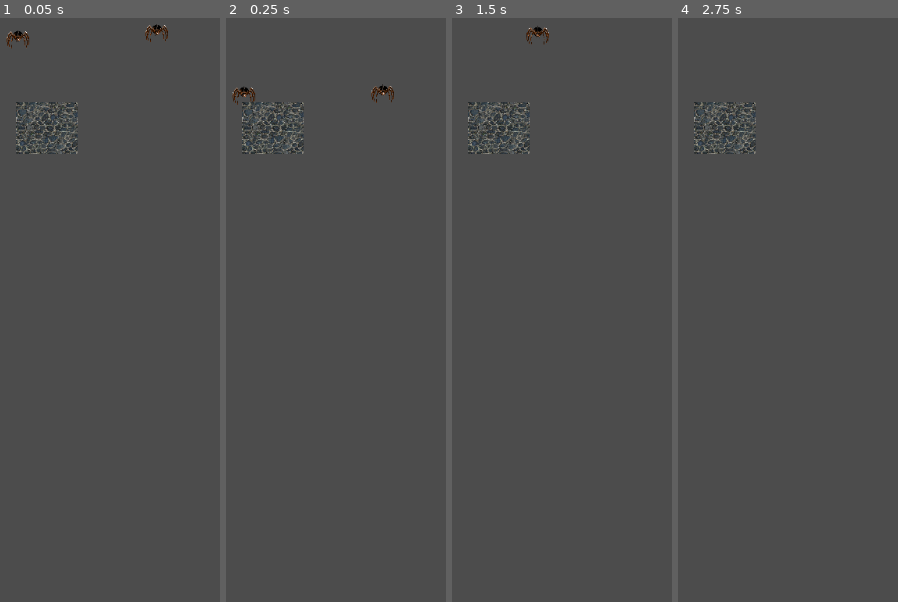
Above: before the commit, frames 1-4 (left to right).
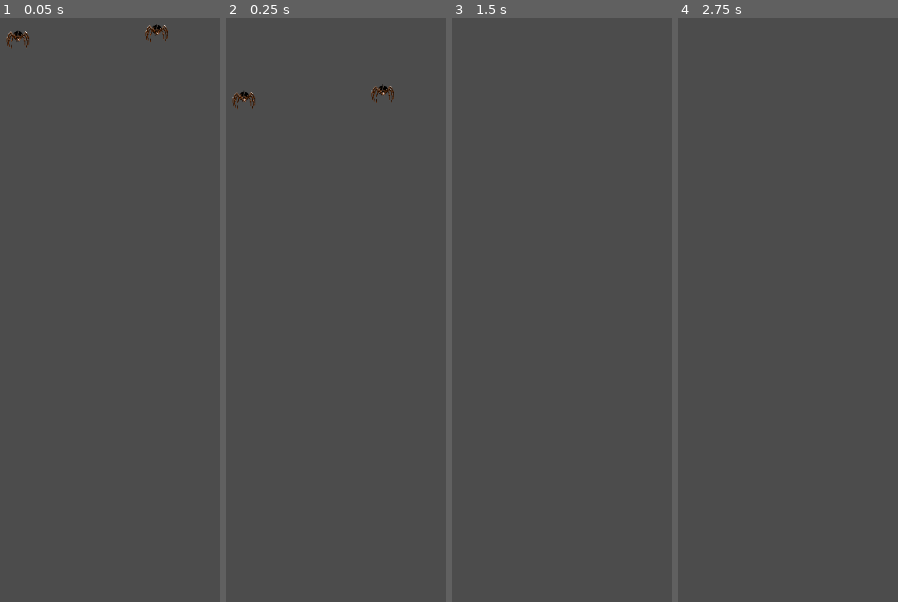
Above: after the commit, the same moments.

Repository: downhillGames/WebOfWar
Game: Godot game, scene res://MAin.tscn
The game is run twice, just before and just after one commit, with the same random seed, the same clock (stepped at 60 frames per second) and the same inputs.
Inputs:
- Up to frame 1 (0.05 s): no input
- Up to frame 2 (0.25 s): no input
- Up to frame 3 (1.5 s): tap Enter (ui_accept) at 0.5, 0.77, 1.25 s; hold Right (ui_right) from 0.53 s (still down)
- Up to frame 4 (2.75 s): tap Enter (ui_accept) at 1.52, 2 s; release Right (ui_right) at 2.03 s; hold Left (ui_left) from 2.03 s (still down)

The runs differ from the first frame. In frame 1, 0.9% of the frame differs, in the area x 7-36%, y 14-24%; in frame 2, 1.1%, in the area x 2-36%, y 11-24%; in frame 3, 1.1%; in frame 4, 0.9%.
Error after the commit: Parse Error: ':' expected at end of line. (res://test.gd:18)

Commit message:
last upload for night

Diff:
--- a/Platform_test.tscn
+++ b/Platform_test.tscn
@@ -3,7 +3,7 @@
 [ext_resource path="res://Assets/Cobblestone.png" type="Texture" id=1]
 
 [sub_resource type="RectangleShape2D" id=2]
-extents = Vector2( 234.937, 230.977 )
+extents = Vector2( 256, 256 )
 
 [node name="Platform_test" type="StaticBody2D"]
 position = Vector2( -4, 1 )
--- a/test.gd
+++ b/test.gd
@@ -5,12 +5,14 @@
 
 func _ready():
 	for n in range (1,10):
-		newPlatform(n * 100, n * 100)
+		newPlatform(randi() %500, randi() %1000)
 
 func newPlatform(x, y):
 	var newplatformNode = newplatform.instance()
 	newplatformNode.position = Vector2 (x,y)
-	newplatformNode.position = Vector2 (25,100)
 	self.add_child(newplatformNode)
 
-var rand= randi () %1000
+	var object1 = get_node("Object1")
+	var object2 = get_node("Object2")
+
+	while object1.position.distance_to(object2.position) < 25
Not shown, added: Web O War - spider vector 1.png.import
